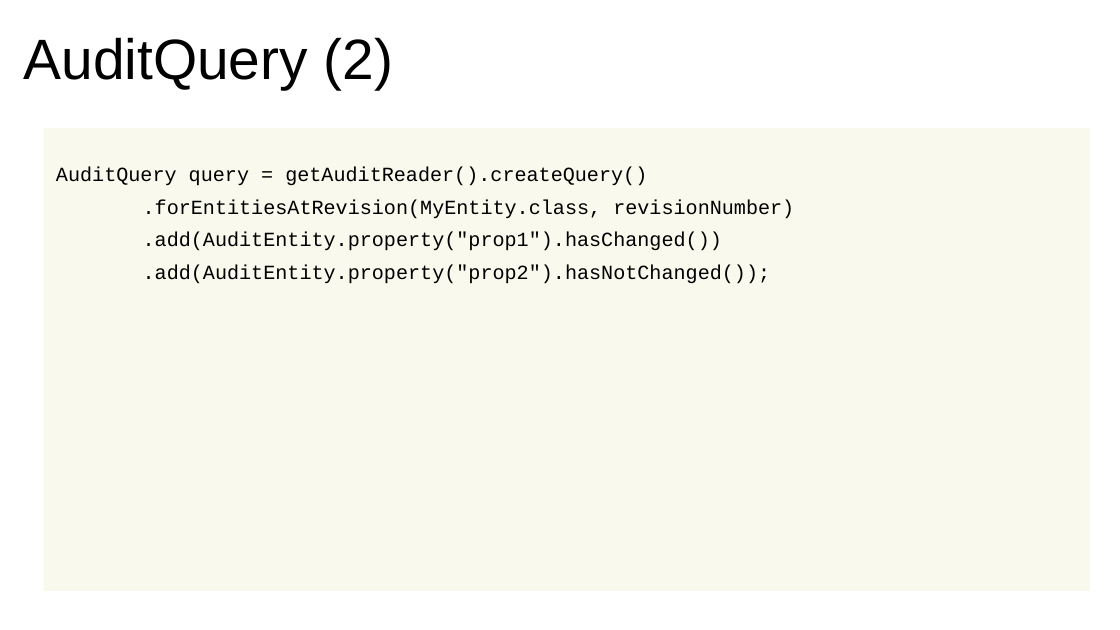
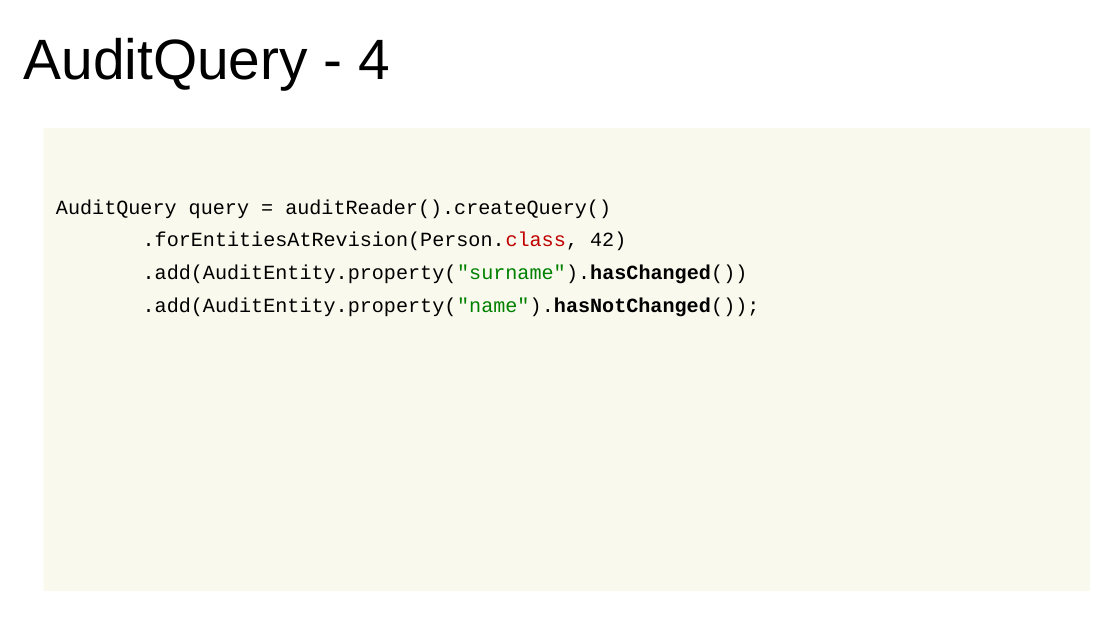
Before and after one commit to linsolas/devoxx-envers, a slide deck: slide 19 of Devoxx 2012 - Hibernate Envers.pptx (slide 17 before the commit). Drawn at 1120x630 pixels with LibreOffice and Linux fonts; fonts in the diff are those of the drawing; background and template pictures are left out. Boxes give left, top, right and bottom in pixels: in the first picture for what was removed or moved away, otherwise in the second. Text is boxed around its words. In the diff, an @@ line names an element or a change of style, - is before the commit and + after.

```diff
--- a/Devoxx 2012 - Hibernate Envers.pptx
+++ b/Devoxx 2012 - Hibernate Envers.pptx
@@ title at (24, 37, 390, 89): text changed @@
-AuditQuery (2)
+AuditQuery - 4
@@ text at (56, 199, 760, 317): text changed @@
-AuditQuery query = getAuditReader().createQuery()
-.forEntitiesAtRevision(MyEntity.class, revisionNumber)
-.add(AuditEntity.property("prop1").hasChanged())
-.add(AuditEntity.property("prop2").hasNotChanged());
+AuditQuery query = auditReader().createQuery()
+.forEntitiesAtRevision(Person.class, 42)
+.add(AuditEntity.property("surname").hasChanged())
+.add(AuditEntity.property("name").hasNotChanged());
```
Also in this commit, not shown: 9 other slides changed, 2 slides added.
